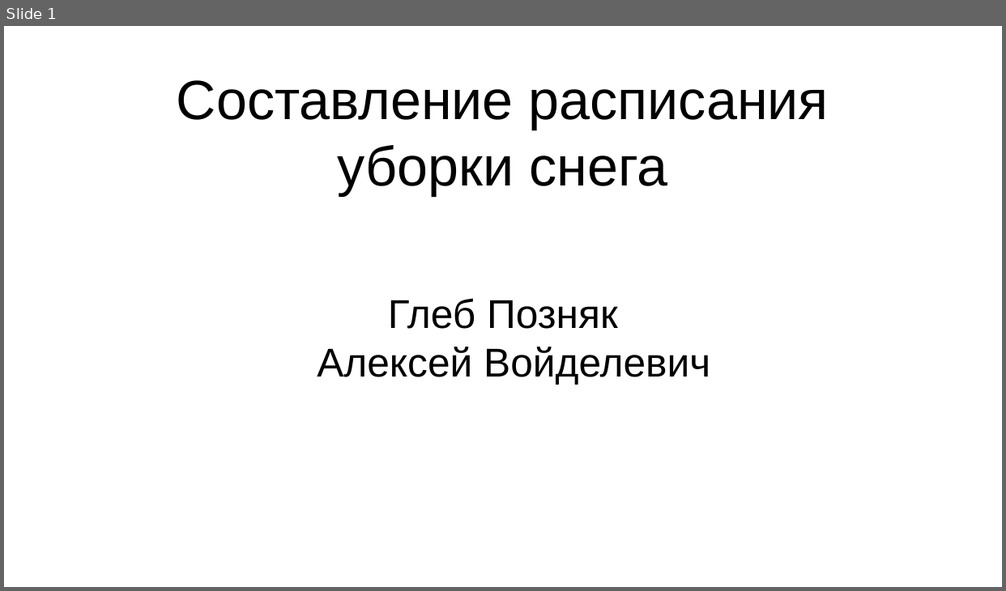
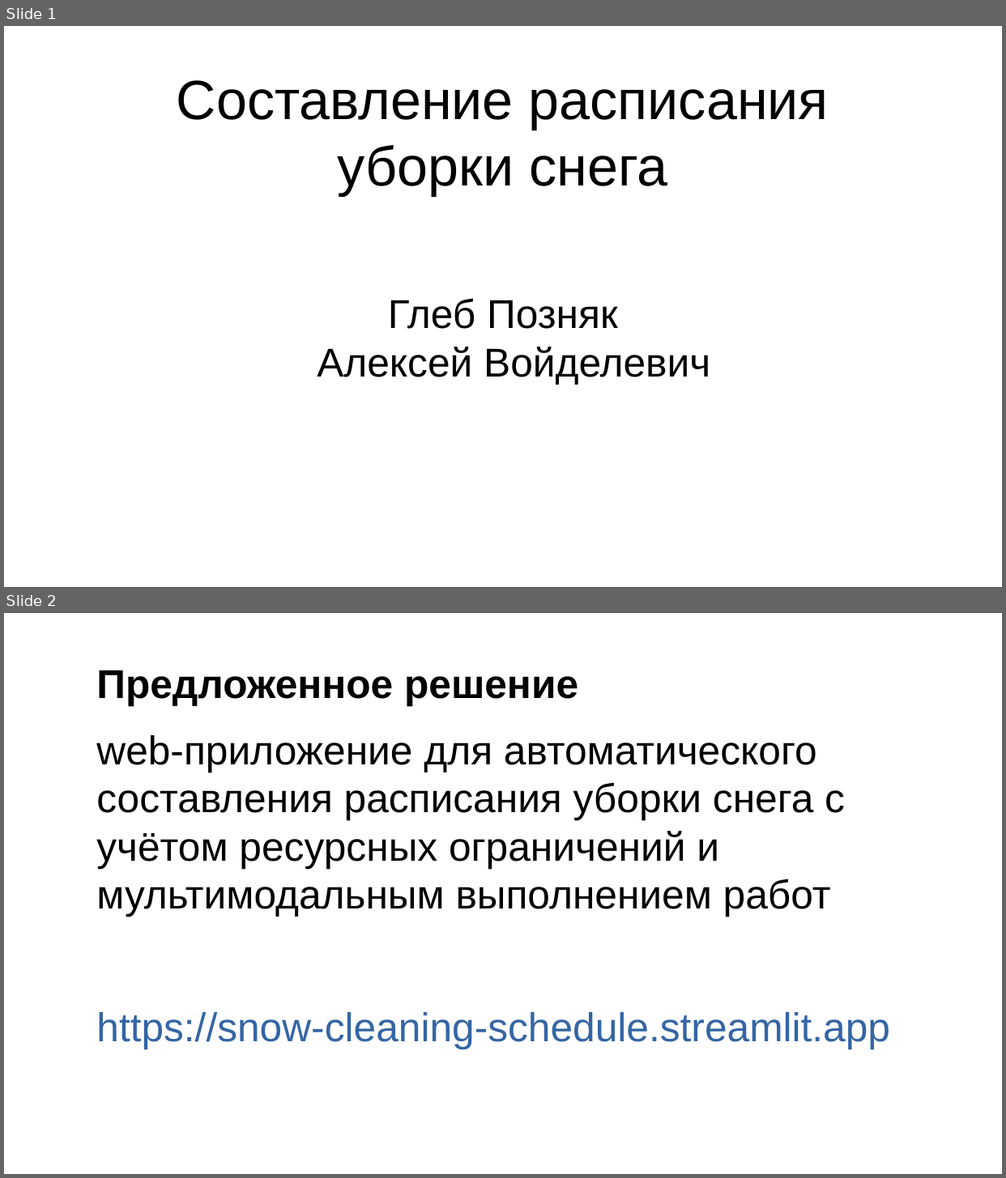
Before and after one commit to vaidzelevich/snow_cleaning_schedule, a slide deck: presentation.odp. Shown one above the other, each under a label of ours: slide 1 before the commit, slides 1 and 2 after it. The pictures are 1006x591 and 1006x1178 pixels, drawn with LibreOffice and Linux fonts; fonts in the diff are those of the drawing. Boxes give left, top, right and bottom in pixels: in the first picture for what was removed or moved away, otherwise in the second. Text is boxed around its words. In the diff, an @@ line names an element or a change of style, - is before the commit and + after.

```diff
--- a/presentation.odp
+++ b/presentation.odp
@@ slide 2 added at [4,613,1002,1174], background #FFFFFF @@
@@ text added at [96,670,890,1049], 32 pt, text #000000 @@
+Предложенное решение
+web-приложение для автоматического составления расписания уборки снега с учётом ресурсных ограничений и мультимодальным выполнением работ
+https://snow-cleaning-schedule.streamlit.app
```
Also in this commit, not shown: 3 slides changed, 3 other files.
